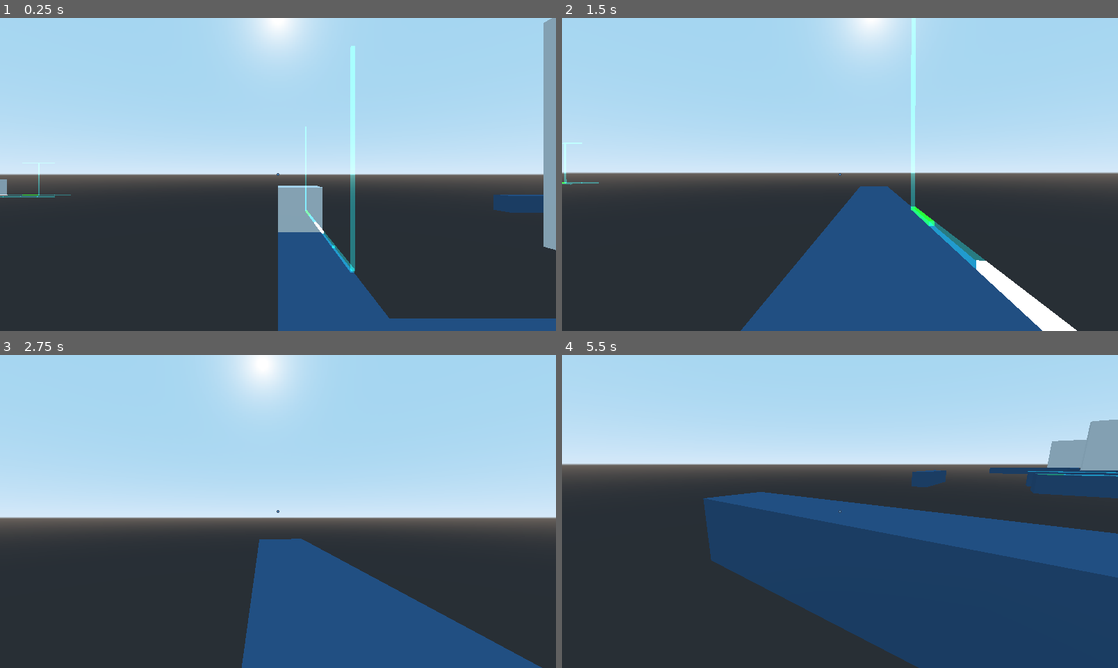
Above: before the commit, frames 1-4 (two rows, left to right).
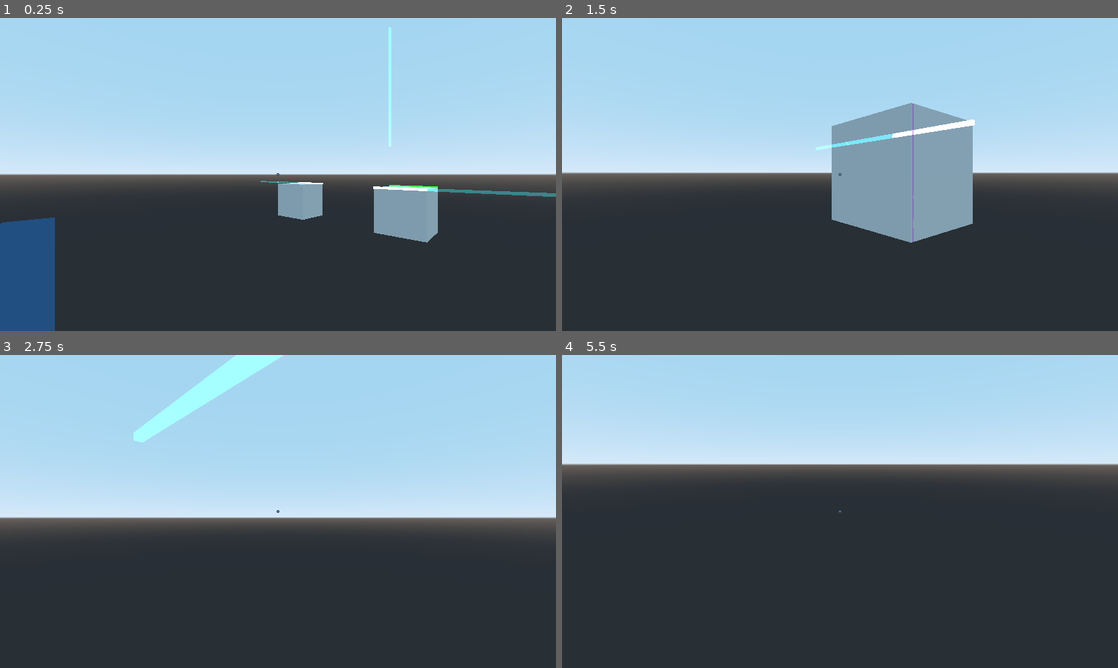
Above: after the commit, the same moments.

Repository: patrickgh3/rails
Game: Godot game, scene res://scenes/MainWorld.tscn
Two runs of this game, one before a commit and one after it. Both use one fixed random seed, a clock stepped at 60 frames per second and the inputs below. The engine's default icon, where the game draws it, is replaced by a stand-in: a white triangle on a blue panel in a dark square.
Inputs (mouse positions are in pixels of both pictures, inside the frame that each line leads up to):
- Up to frame 1 (0.25 s): no input
- Up to frame 2 (1.5 s): tap Enter at 0.5 s; move the mouse to (867, 174) at 0.52 s; hold Up (ui_up) from 0.53 s (still down); tap C (crouch) at 0.6 s; move the mouse to (812, 174) at 1.27 s; click (812, 174) at 1.35 s
- Up to frame 3 (2.75 s): keep holding Up (ui_up); move the mouse to (289, 505) at 2.02 s; tap M at 2.1 s
- Up to frame 4 (5.5 s): tap Space at 2.75, 4.25 s; move the mouse to (812, 574) at 2.77 s; tap C (crouch) at 2.85, 5.1 s; tap Enter at 3.5 s; move the mouse to (1006, 558) at 3.52 s; release Up (ui_up) at 3.53 s; hold Left (ui_left) 3.53-5.03 s; click (1006, 558) at 3.6 s; move the mouse to (673, 464) at 4.27 s; tap M at 4.35 s; move the mouse to (845, 511) at 5.02 s; hold Up (ui_up) from 5.03 s (still down)

The runs differ from the first frame. In frame 1, 17% of the frame differs, in the area x 0-100%, y 0-100%; in frame 2, 25%; in frame 3, 16%; in frame 4, 34%, in the area x 25-100%, y 20-100%.

Commit message:
Optimize rail collision checks

Diff:
--- a/rails/objects/Box.gd
+++ b/rails/objects/Box.gd
@@ -1,18 +1,17 @@
 extends Spatial
-
 class_name Box
 
+const box_speed = 2.5
+
+onready var controller = $"/root/Root/Controller"
 var velocity = Vector3()
+var grab_velocity : Vector3
 var edges = Array()
-onready var controller = $"/root/Root/Controller"
-
 var delivered = false
-
 var bumping = false
 var bump_t = 0
 var bump_dir = Vector3()
-var grab_velocity : Vector3
-var box_speed = 2
+var rails_touching = Array()
 
 func _ready():
 	# Bottom
@@ -33,59 +32,63 @@
 	edges.append({"a": Vector3(1, 0, 0), "b": Vector3(1, 1, 0)})
 	edges.append({"a": Vector3(1, 0, 1), "b": Vector3(1, 1, 1)})
 
-
-
 func _process(delta):
-	# Test start moving
+	# Apply grab velocity, if it was set
 	var was_still = velocity == Vector3.ZERO
 	if grab_velocity != Vector3.ZERO:
 		velocity = grab_velocity
 		grab_velocity = Vector3.ZERO
 
-	# Move
-
 	# Accelerate
-	velocity += Vector3(sign(velocity.x), sign(velocity.y), sign(velocity.z)) * 10 * delta
-
-	# Check if we're about to go off the rails!
-	var to_move = velocity * delta
-	var result = on_rails(to_move)
-
-	if result["valid"]:
-		# The place we want to move to is valid, so move there!
-		translation += to_move
-	else:
-		# Keep travelling by small increments until we are about to leave the rails
-		while true:
-			result = on_rails(to_move*0.2)
-			if not result["valid"]:
-				break
-			translation += to_move*0.2
-
-		# Start bumping state if we are at a standstill
-		if was_still:
-			bumping = true
-			bump_t = 0
-			bump_dir = Vector3(sign(velocity.x), sign(velocity.y), sign(velocity.z))
-
-		# Stop
-		velocity = Vector3()
-
-		# Snap position to the nearest cell (hack, this doesn't support off-grid rails)
-		translation.x = round(translation.x)
-		translation.y = round(translation.y)
-		translation.z = round(translation.z)
-
-
-
-	# Iterate through rails we're touching to do some logic
-
-	# If we just tried to do an invalid move, use the current position for glow purposes
-	if not result["valid"]:
-		result = on_rails(Vector3())
-
+	if velocity != Vector3.ZERO:
+		velocity += Vector3(sign(velocity.x), sign(velocity.y), sign(velocity.z)) * 20 * delta
+
+		# Check if we're about to go off the rails!
+		var to_move = velocity * delta
+		var result = on_rails(to_move)
+
+		if result["valid"]:
+			# The place we want to move to is valid, so move there!
+			translation += to_move
+		else:
+			# Keep travelling by small increments until we are about to leave the rails
+			while true:
+				result = on_rails(to_move*0.2)
+				if not result["valid"]:
+					break
+				translation += to_move*0.2
+
+			# Start bumping state if we are at a standstill
+			if was_still:
+				bumping = true
+				bump_t = 0
+				bump_dir = Vector3(sign(velocity.x), sign(velocity.y), sign(velocity.z))
+
+			# Stop
+			velocity = Vector3()
+
+			# Snap position to the nearest cell (hack, this doesn't support off-grid rails)
+			translation.x = round(translation.x)
+			translation.y = round(translation.y)
+			translation.z = round(translation.z)
+
+			# If we just tried to do an invalid move, use the current position for glow purposes
+			result = on_rails(Vector3())
+
+			for node in get_children():
+				if "Rail" in node.name:
+					controller.rails_just_halted.append(node)
+					controller.rails_just_halted_timer = 0
+
+		# Save rails touching
+		rails_touching = result["rails"]
+
+
+
+	# Do per-rail logic
 	delivered = false
-	for rail in result["rails"]:
+	var to_remove = null
+	for rail in rails_touching:
 		# Mark rail pressed, and add to glow
 		rail.glow += delta * 10
 		rail.glow = min(rail.glow, 1)
@@ -94,7 +97,27 @@
 		if rail.is_target and velocity.x == 0 and velocity.y == 0 and velocity.z == 0:
 			delivered = true
 
-
+		# If this rail moved, check that we're still touching it
+		var touching = false
+		for edge in edges:
+			if not touching and point_on_rail(translation + edge["a"], rail)["on"] and point_on_rail(translation + edge["b"], rail)["on"]:
+				touching = true
+		if not touching:
+			to_remove = rail
+	if to_remove:
+		rails_touching.erase(to_remove)
+
+	# Of rails that just stopped moving, check if we're touching any,
+	# and if so, count that we're touching them
+	for rail in controller.rails_just_halted:
+		if (rail_nearby(rail, Vector3.ZERO)):
+			var touching = false
+			for edge in edges:
+				if not touching and point_on_rail(translation + edge["a"], rail)["on"] and point_on_rail(translation + edge["b"], rail)["on"]:
+					touching = true
+				if touching:
+					if not rail in rails_touching:
+						rails_touching.append(rail)
 
 	# Bumping state - make the mesh do a little bump in the direction
 	# we failed to move in
@@ -190,11 +213,10 @@
 	if abs(round(me.z) - round(them.z)) > cutoff: return false
 	return true
 
-
 func point_on_rail(point, rail):
 	var line_a = rail.get_global_transform().origin
 	# We get the basis here to account for the rails being rotated in the scene editor
-	var line_b = rail.get_global_transform().origin + rail.transform.basis.x.normalized()
+	var line_b = rail.get_global_transform().origin + rail.transform.basis.x
 
 	# This formula is from: https://stackoverflow.com/a/17590923/2134837
 	var ab = (line_a - line_b).length()
--- a/rails/objects/Controller.gd
+++ b/rails/objects/Controller.gd
@@ -2,6 +2,8 @@
 
 var rails = Array()
 var boxes = Array()
+var rails_just_halted = Array()
+var rails_just_halted_timer = 0
 
 func _ready():
 	for node in $"/root/Root".get_children():
@@ -10,6 +12,12 @@
 
 	for rail in get_tree().get_nodes_in_group("Rails"):
 		rails.append(rail)
+	rails_just_halted = rails.duplicate()
+
+func _process(_delta):
+	rails_just_halted_timer += 1
+	if rails_just_halted_timer == 2:
+		rails_just_halted.clear()
 
 func vectors_equal (a, b, margin = .1):
 	return abs(a.x - b.x) < margin and abs(a.y - b.y) < margin and abs(a.z - b.z) < margin
--- a/rails/objects/Player.gd
+++ b/rails/objects/Player.gd
@@ -51,7 +51,7 @@
 
 
 
-func _physics_process(delta):
+func _physics_process(_delta):
 	# Raycast to highlight box side potentially
 	shoot_ray()
 
--- a/rails/objects/Rail.gd
+++ b/rails/objects/Rail.gd
@@ -1,4 +1,5 @@
 extends Spatial
+class_name Rail
 
 export(bool) var is_target = false
 var glow = 0
--- a/rails/scenes/MainWorld.tscn
+++ b/rails/scenes/MainWorld.tscn
@@ -13,7 +13,7 @@
 [node name="Controller" parent="." instance=ExtResource( 3 )]
 
 [node name="Player" parent="." instance=ExtResource( 4 )]
-transform = Transform( 1, 0, -1.50996e-07, 0, 1, 0, 1.50996e-07, 0, 1, 44, 1.29068, 12 )
+transform = Transform( -0.707107, 0, -0.707107, 0, 1, 0, 0.707107, 0, -0.707107, 95, 1.29068, 11 )
 
 [node name="Highlight" parent="." instance=ExtResource( 1 )]
 
@@ -102,6 +102,16 @@
 
 [node name="Box22" parent="." instance=ExtResource( 5 )]
 transform = Transform( 1, 0, 0, 0, 1, 0, 0, 0, 1, 75, 0, 16 )
+
+[node name="Box25" parent="." instance=ExtResource( 5 )]
+transform = Transform( 1, 0, 0, 0, 1, 0, 0, 0, 1, 96, 0, 16 )
+
+[node name="Box26" parent="." instance=ExtResource( 5 )]
+transform = Transform( 1, 0, 0, 0, 1, 0, 0, 0, 1, 99, 0, 16 )
+
+[node name="Rail448" parent="Box26" instance=ExtResource( 7 )]
+transform = Transform( 1, 0, 1.06581e-14, 0, 1, 0, -1.06581e-14, 0, 1, -3, 1, 1 )
+is_target = true
 
 [node name="Box23" parent="." instance=ExtResource( 5 )]
 transform = Transform( 1, 0, 0, 0, 1, 0, 0, 0, 1, 78, 0, 13 )
@@ -688,6 +698,33 @@
 [node name="Rail404" parent="." instance=ExtResource( 7 )]
 transform = Transform( 1, 0, 1.06581e-14, 0, 1, 0, -1.06581e-14, 0, 1, 84, 0, 17 )
 
+[node name="Rail446" parent="." instance=ExtResource( 7 )]
+transform = Transform( -4.37114e-08, -1, -4.6588e-22, 1, -4.37114e-08, 1.06581e-14, -1.06581e-14, 0, 1, 97, 3, 17 )
+
+[node name="Rail442" parent="." instance=ExtResource( 7 )]
+transform = Transform( -1, 8.74228e-08, -1.06581e-14, -8.74228e-08, -1, -9.31761e-22, -1.06581e-14, 0, 1, 96, 1, 16 )
+
+[node name="Rail448" parent="." instance=ExtResource( 7 )]
+transform = Transform( -1, 8.74228e-08, -1.06581e-14, -8.74228e-08, -1, -9.31761e-22, -1.06581e-14, 0, 1, 95, 1, 16 )
+
+[node name="Rail445" parent="." instance=ExtResource( 7 )]
+transform = Transform( -1, 8.74228e-08, -1.06581e-14, -8.74228e-08, -1, -9.31761e-22, -1.06581e-14, 0, 1, 97, 1, 16 )
+
+[node name="Rail443" parent="." instance=ExtResource( 7 )]
+transform = Transform( -4.37114e-08, -1, -4.6588e-22, 1, -4.37114e-08, 1.06581e-14, -1.06581e-14, 0, 1, 97, 4, 17 )
+
+[node name="Rail447" parent="." instance=ExtResource( 7 )]
+transform = Transform( 1, 0, 1.06581e-14, 0, 1, 0, -1.06581e-14, 0, 1, 99, 1, 17 )
+
+[node name="Rail449" parent="." instance=ExtResource( 7 )]
+transform = Transform( 1, 0, 1.06581e-14, 0, 1, 0, -1.06581e-14, 0, 1, 100, 1, 17 )
+
+[node name="Rail450" parent="." instance=ExtResource( 7 )]
+transform = Transform( 1, 0, 1.06581e-14, 0, 1, 0, -1.06581e-14, 0, 1, 101, 1, 17 )
+
+[node name="Rail444" parent="." instance=ExtResource( 7 )]
+transform = Transform( -4.37114e-08, -1, -4.6588e-22, 1, -4.37114e-08, 1.06581e-14, -1.06581e-14, 0, 1, 97, 2, 17 )
+
 [node name="Rail392" parent="." instance=ExtResource( 7 )]
 transform = Transform( 1, 0, 1.06581e-14, 0, 1, 0, -1.06581e-14, 0, 1, 66, 0, 10 )
 
